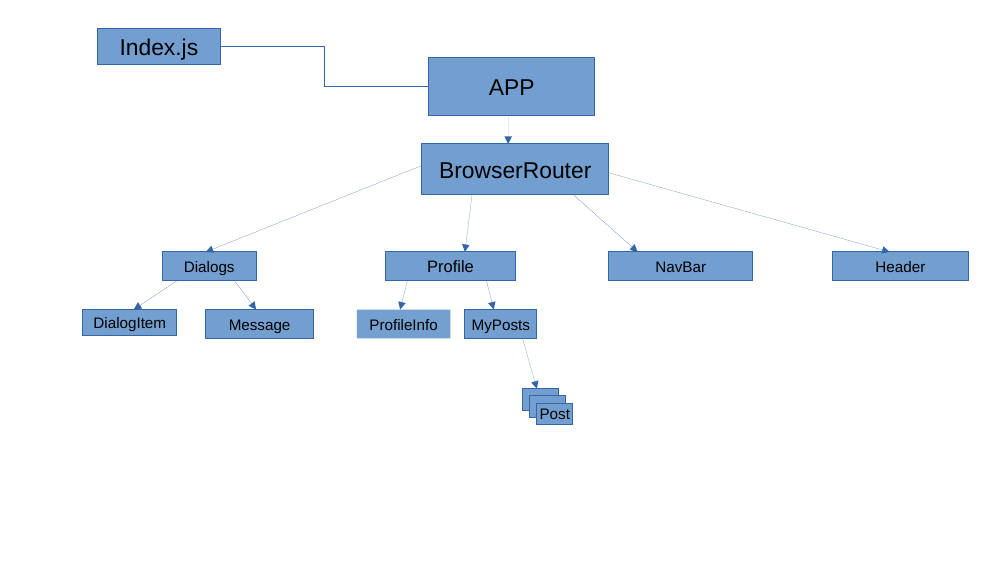
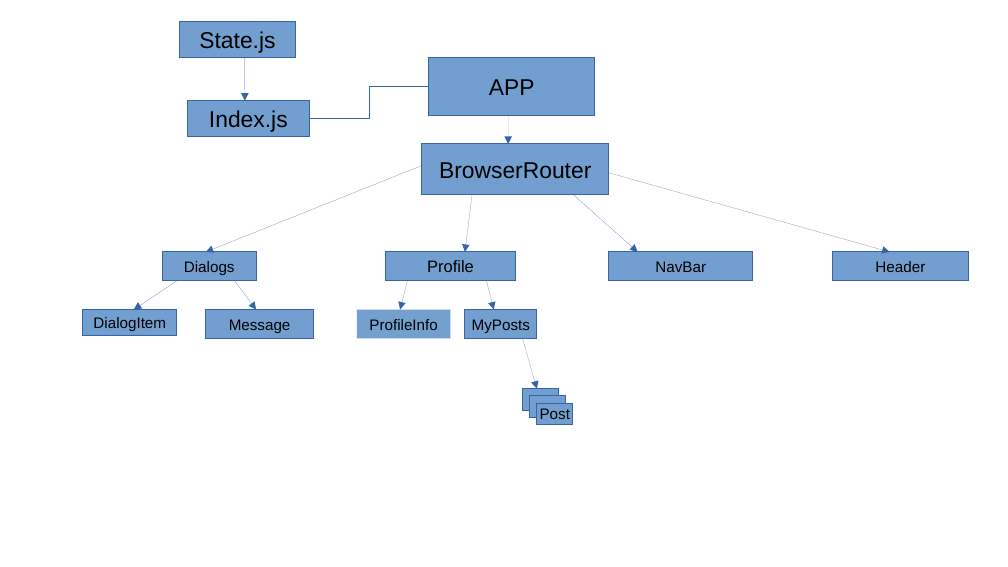
Before and after one commit to prime131017/my-app, a slide deck: slide 1 of Samurai.odp. Drawn at 1008x567 pixels with LibreOffice and Linux fonts; fonts in the diff are those of the drawing. Boxes give left, top, right and bottom in pixels: in the first picture for what was removed or moved away, otherwise in the second. Text is boxed around its words. In the diff, an @@ line names an element or a change of style, - is before the commit and + after.

```diff
--- a/Samurai.odp
+++ b/Samurai.odp
@@ rectangle added at box(180, 22, 295, 58), fill #729FCF, outline #3465A4 0 pt, 18 pt, text #000000 @@
+State.js
@@ arrow added from (245, 58) to (245, 101), #3465A4 0 pt @@
@@ elbow line moved from (220, 47) - (429, 87) to (310, 119) - (429, 86) @@
@@ rectangle "Index.js": place and size @@
-rectangle "Index.js" at box(98, 28, 220, 64)
+rectangle "Index.js" at box(188, 101, 310, 136)
```
Also in this commit, not shown: 8 other files.
